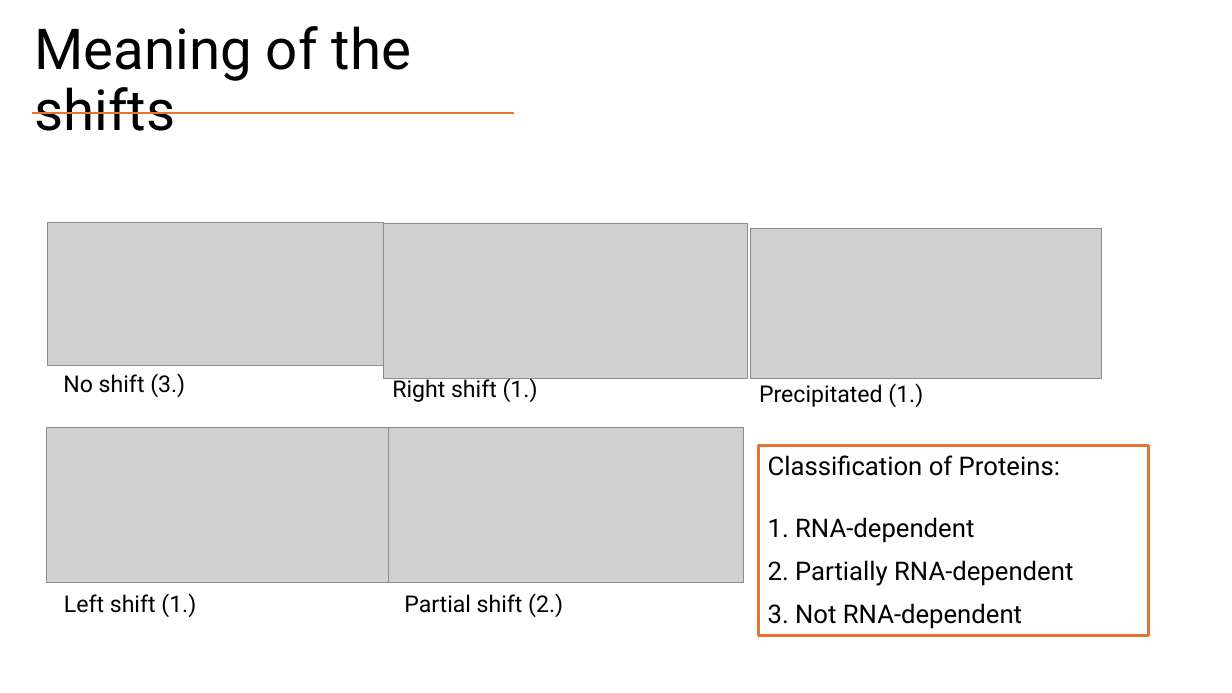
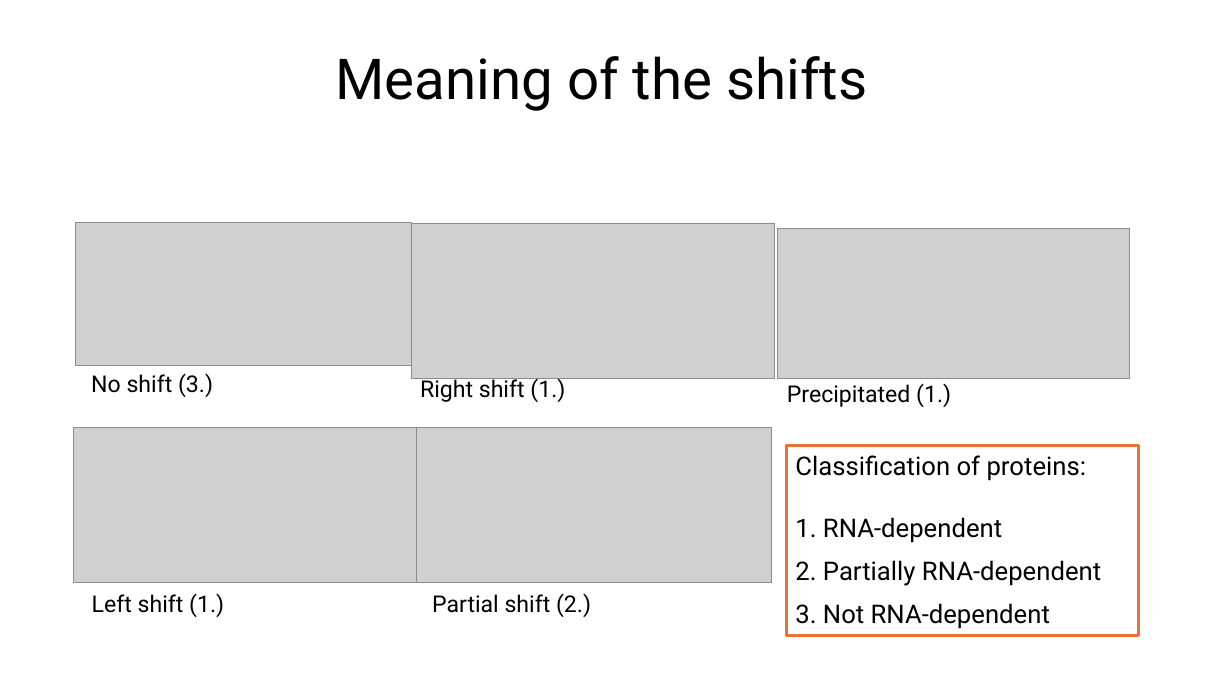
Before and after one commit to MichelaPozzi/2025-topic-03-group-01, a slide deck: slide 3 of Project Proposal Ben.pptx (slide 16 before the commit). Drawn at 1232x693 pixels with LibreOffice and Linux fonts; fonts in the diff are those of the drawing; grey boxes stand for pictures. Boxes give left, top, right and bottom in pixels: in the first picture for what was removed or moved away, otherwise in the second. Text is boxed around its words. In the diff, an @@ line names an element or a change of style, - is before the commit and + after.

Commit message:
Format Änderungen

```diff
--- a/Project Proposal Ben.pptx
+++ b/Project Proposal Ben.pptx
@@ title "Meaning of the shifts": place and size @@
-title "Meaning of the shifts" at box(34, 26, 411, 131)
+title "Meaning of the shifts" at box(336, 56, 867, 111)
@@ title "Meaning of the shifts" at box(336, 56, 867, 111): alignment left to centre @@
@@ line removed from (32, 114) to (515, 114) @@
@@ 4 texts, 1 picture: place and size @@
-4 texts, 1 picture at box(63, 223, 748, 617)
+4 texts, 1 picture at box(91, 223, 775, 617)
@@ 4 pictures, 1 text: place and size @@
-4 pictures, 1 text at box(46, 223, 1103, 582)
+4 pictures, 1 text at box(74, 223, 1130, 582)
@@ rectangle "Classification of proteins:": place and size @@
-rectangle "Classification of proteins:" at box(759, 445, 1149, 635)
+rectangle "Classification of proteins:" at box(787, 445, 1139, 635)
@@ text in rectangle at box(795, 455, 1086, 481): text changed @@
-Classification of Proteins:
+Classification of proteins:
```
Also in this commit, not shown: 1 other slide changed, 1 slide added, 1 slide removed.
